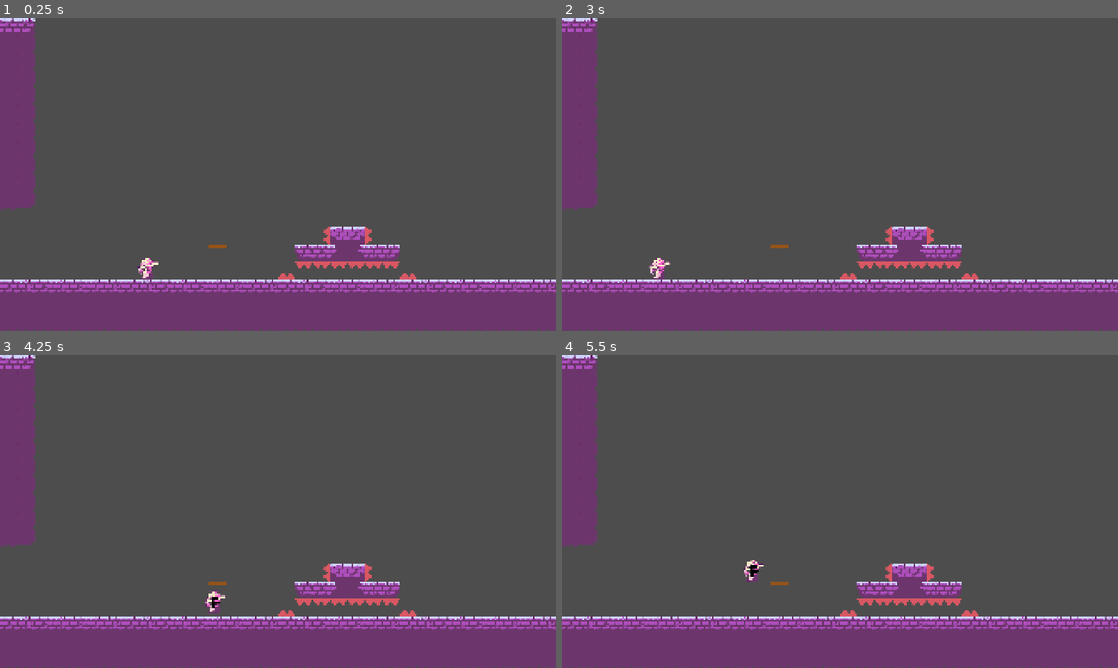
Above: before the commit, frames 1-4 (two rows, left to right).
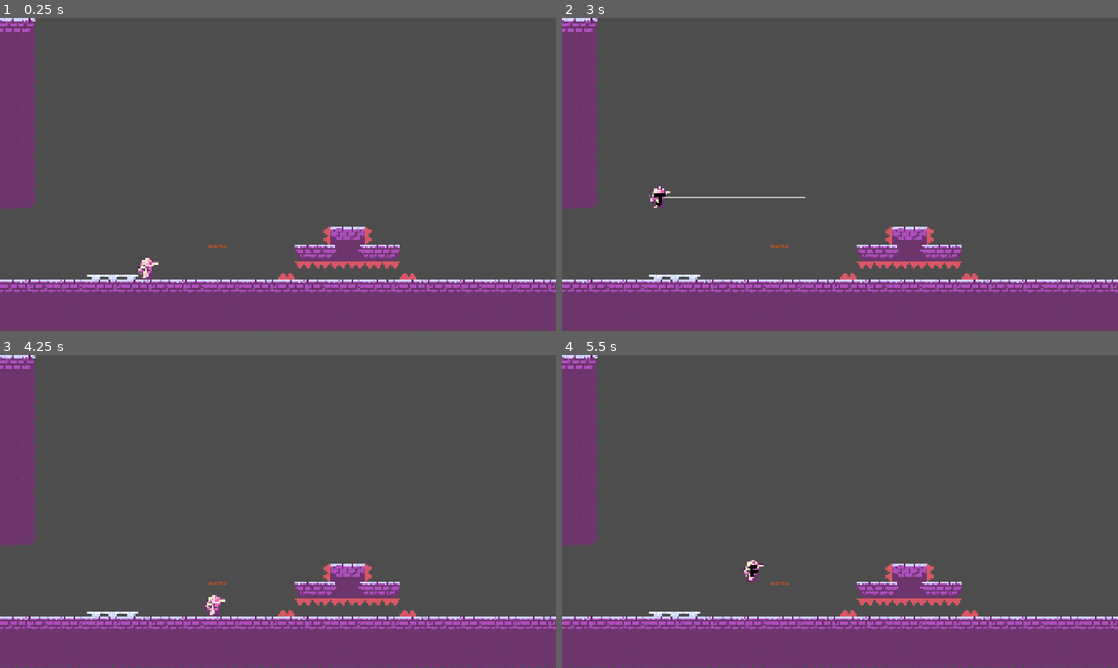
Above: after the commit, the same moments.

Repository: ADON15c/Spell-Hook
Game: Godot game, scene res://scenes/game/game.tscn
Two runs of this game, one before a commit and one after it. Both use one fixed random seed, a clock stepped at 60 frames per second and the inputs below.
Inputs:
- Up to frame 1 (0.25 s): no input
- Up to frame 2 (3 s): tap Enter at 0.5 s; hold C (jump) 0.53-1.28 s; hold Right (move_right) 0.53-2.03 s; tap X (grapple) at 1.35, 2.85 s; tap C (jump) at 1.52, 1.55, 1.82 s; hold Left (move_left) 2.03-2.78 s; hold C (jump) 2.03-2.78 s; hold Right (move_right) from 2.78 s (still down)
- Up to frame 3 (4.25 s): keep holding Right (move_right); tap C (jump) at 3.02, 3.05, 3.32 s; hold C (jump) from 3.53 s (still down)
- Up to frame 4 (5.5 s): release Right (move_right) at 4.28 s; release C (jump) at 4.28 s; hold Left (move_left) 4.28-5.03 s; tap X (grapple) at 4.35 s; tap C (jump) at 4.52, 4.55, 4.82 s; hold Right (move_right) from 5.03 s (still down); hold C (jump) from 5.03 s (still down)

The runs differ from the first frame. In frame 1, 0.1% of the frame differs, in the area x 15-41%, y 72-84%; in frame 2, 0.5%, in the area x 15-44%, y 53-84%; in frame 3, 0.3%; in frame 4, 0.1%.

Commit message:
Changed sprites for jumppad and spikes

Diff:
--- a/scenes/interactibles/jump_pad/jump_pad.tscn
+++ b/scenes/interactibles/jump_pad/jump_pad.tscn
@@ -1,6 +1,7 @@
-[gd_scene load_steps=3 format=3 uid="uid://bcnj8uenxu0vp"]
+[gd_scene load_steps=4 format=3 uid="uid://bcnj8uenxu0vp"]
 
 [ext_resource type="Script" uid="uid://85558psalbo7" path="res://scenes/interactibles/jump_pad/jump_pad.gd" id="1_3fcvo"]
+[ext_resource type="Texture2D" uid="uid://bej0b427fh6v1" path="res://scenes/interactibles/jump_pad/jump_pad.png" id="2_56c6u"]
 
 [sub_resource type="RectangleShape2D" id="RectangleShape2D_5iack"]
 size = Vector2(60, 15)
@@ -8,8 +9,8 @@
 [node name="Jump Pad" type="Node2D"]
 script = ExtResource("1_3fcvo")
 
-[node name="Polygon2D" type="Polygon2D" parent="."]
-polygon = PackedVector2Array(-30, 30, 30, 30, 30, 15, -30, 15)
+[node name="Sprite2D" type="Sprite2D" parent="."]
+texture = ExtResource("2_56c6u")
 
 [node name="Area2D" type="Area2D" parent="."]
 collision_layer = 0
--- a/scenes/interactibles/one_way_platform/one_way_platform.tscn
+++ b/scenes/interactibles/one_way_platform/one_way_platform.tscn
@@ -1,6 +1,7 @@
-[gd_scene load_steps=3 format=3 uid="uid://bjgdg81qflcij"]
+[gd_scene load_steps=4 format=3 uid="uid://bjgdg81qflcij"]
 
 [ext_resource type="Script" uid="uid://ymry4xgmney7" path="res://scenes/interactibles/one_way_platform/one_way_platform.gd" id="1_4t7tc"]
+[ext_resource type="Texture2D" uid="uid://dj1p1o3mx2flq" path="res://scenes/interactibles/one_way_platform/one_way_platform.png" id="2_4ff87"]
 
 [sub_resource type="RectangleShape2D" id="RectangleShape2D_v10fn"]
 size = Vector2(60, 15)
@@ -8,9 +9,8 @@
 [node name="OneWayPlatform" type="Node2D"]
 script = ExtResource("1_4t7tc")
 
-[node name="Polygon2D" type="Polygon2D" parent="."]
-color = Color(0.58404, 0.326364, 0.101782, 1)
-polygon = PackedVector2Array(-30, -30, 30, -30, 30, -15, -30, -15)
+[node name="Sprite2D" type="Sprite2D" parent="."]
+texture = ExtResource("2_4ff87")
 
 [node name="StaticBody2D" type="StaticBody2D" parent="."]
 collision_mask = 0
--- a/scenes/levels/test_level/test_level.tscn
+++ b/scenes/levels/test_level/test_level.tscn
@@ -29,7 +29,7 @@
 
 [node name="TileMapLayer" type="TileMapLayer" parent="Level"]
 position = Vector2(-2, 0)
-tile_map_data = PackedByteArray("AAA9ABEAAQAJAAMAAAA8ABEAAQA …(10992 unchanged characters)… AAAAACgAUAAwAAwAAAAAACwALAA0AAwAAAAAACAA=")
+tile_map_data = PackedByteArray("AAA9ABEAAQAJAAMAAAA8ABEAAQA …(10992 unchanged characters)… AAAAACgAUAAwAAwAAAAAACwALAA0AAwAAAAAACAAFAA4AAwAAAAAABAAGAA4AAwAAAAAABAAEAA4AAwAAAAAABAA=")
 tile_set = ExtResource("4_uxvkn")
 
 [node name="Rooms" type="Node" parent="."]
Binary file added: scenes/interactibles/jump_pad/jump_pad.png
Not shown, added: scenes/interactibles/jump_pad/jump_pad.png.import
Binary file added: scenes/interactibles/one_way_platform/one_way_platform.png
Not shown, added: scenes/interactibles/one_way_platform/one_way_platform.png.import
